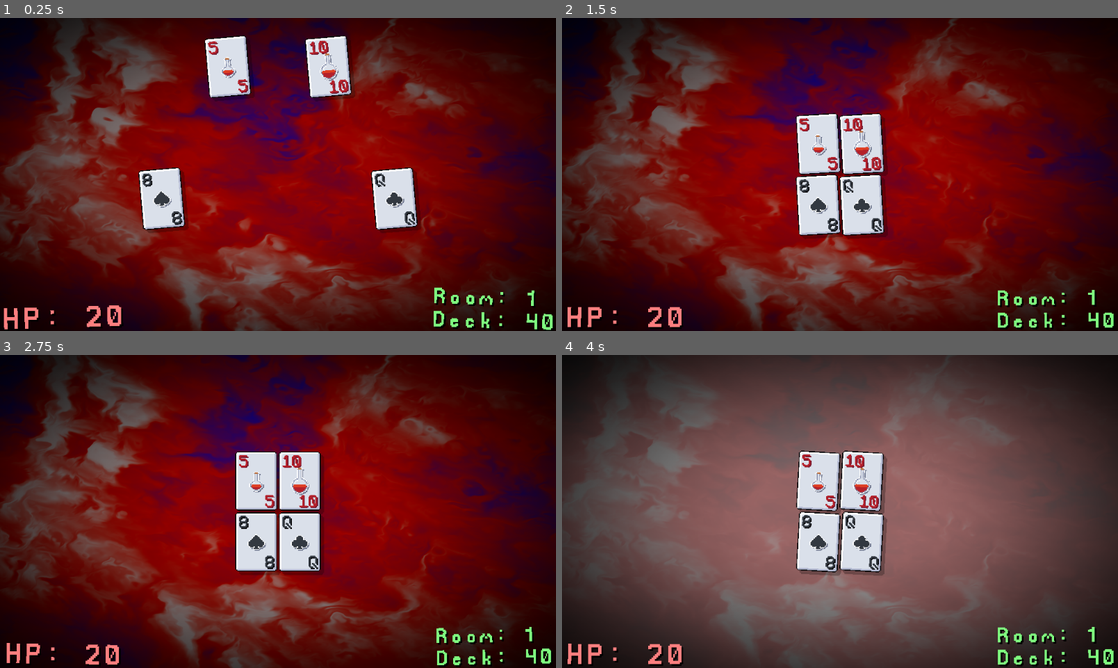
Above: before the commit, frames 1-4 (two rows, left to right).
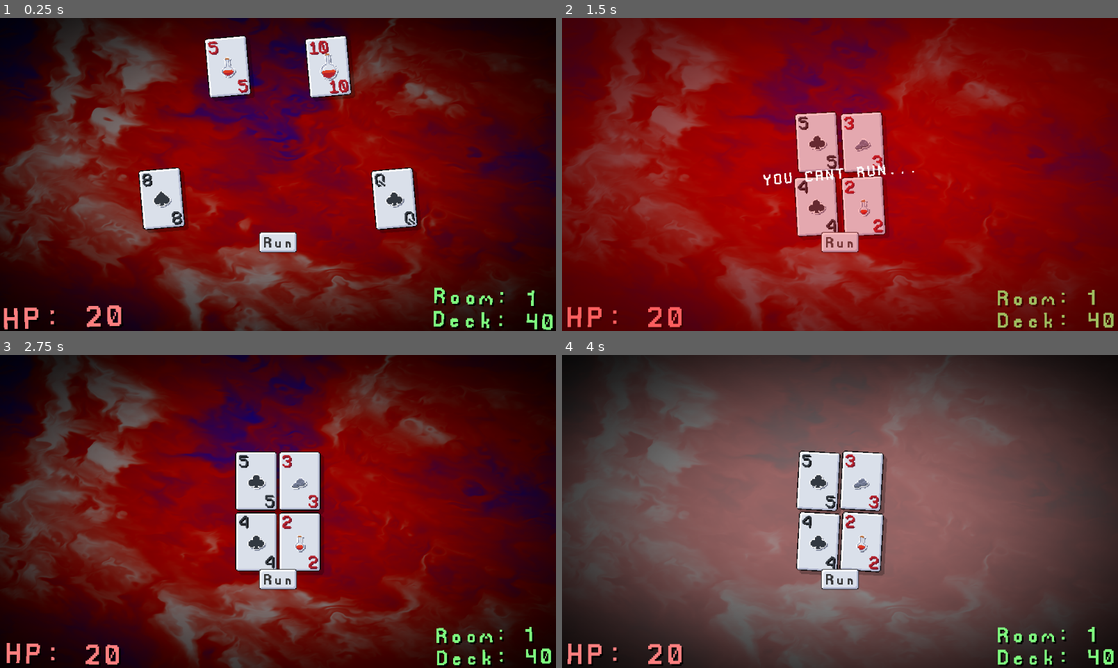
Above: after the commit, the same moments.

Repository: GiftedR/Scoundrel-Godot
Game: Godot game, scene res://Collections/c_Root.tscn
The game is run twice, just before and just after one commit, with the same random seed, the same clock (stepped at 60 frames per second) and the same inputs.
Inputs (mouse positions are in pixels of both pictures, inside the frame that each line leads up to):
- Up to frame 1 (0.25 s): no input
- Up to frame 2 (1.5 s): click (840, 243) at 0.5 s, where only the run after the commit has a clickable "Run"; click (840, 243) at 1.25 s, where only the run after the commit has a clickable "Run"
- Up to frame 3 (2.75 s): click (278, 580) at 2 s, where only the run after the commit has a clickable "Run"
- Up to frame 4 (4 s): move the mouse to (817, 480) at 2.77 s; tap G (dev_1) at 2.85 s; click (817, 480) at 2.92 s; move the mouse to (862, 480) at 3.52 s; tap H (dev_2) at 3.6 s; click (862, 480) at 3.67 s

The runs differ from the first frame. In frame 1, 0.5% of the frame differs, in the area x 46-54%, y 68-76%; in frame 2, 100%, in the area x 0-100%, y 0-100%; in frame 3, 1.3%; in frame 4, 1.3%.

Commit message:
Added running (;

Diff:
--- a/Collections/Gamemodes/c_Standard.tscn
+++ b/Collections/Gamemodes/c_Standard.tscn
@@ -1,7 +1,127 @@
-[gd_scene load_steps=3 format=3 uid="uid://ct6ygh2qyh3o6"]
+[gd_scene load_steps=6 format=3 uid="uid://ct6ygh2qyh3o6"]
 
 [ext_resource type="PackedScene" uid="uid://bopg7bsvtdf0u" path="res://Collections/c_GameRoot.tscn" id="1_86d5d"]
-[ext_resource type="Script" path="res://Collections/Gamemodes/c_Standard/StandardGame.gd" id="2_offgh"]
+[ext_resource type="Script" uid="uid://d4ey5kpbc6qu6" path="res://Collections/Gamemodes/c_Standard/StandardGame.gd" id="2_offgh"]
+
+[sub_resource type="Animation" id="Animation_84v3f"]
+resource_name = "Default"
+length = 0.1333
+loop_mode = 1
+tracks/0/type = "value"
+tracks/0/imported = false
+tracks/0/enabled = true
+tracks/0/path = NodePath("cvl_Game_UI/ctr2_Game_UI/ctr2_Run/ccc2_Info/ctr2_Shaky/lbl2_Cant:position")
+tracks/0/interp = 1
+tracks/0/loop_wrap = true
+tracks/0/keys = {
+"times": PackedFloat32Array(0, 0.0333333, 0.0666667, 0.1, 0.133333),
+"transitions": PackedFloat32Array(1, 1, 1, 1, 1),
+"update": 0,
+"values": [Vector2(-90, -8), Vector2(-90, -9), Vector2(-90, -8), Vector2(-90, -7), Vector2(-90, -8)]
+}
+tracks/1/type = "value"
+tracks/1/imported = false
+tracks/1/enabled = true
+tracks/1/path = NodePath("cvl_Game_UI/ctr2_Game_UI/ctr2_Run/ccc2_Info/ctr2_Shaky/lbl2_Cant:rotation")
+tracks/1/interp = 1
+tracks/1/loop_wrap = true
+tracks/1/keys = {
+"times": PackedFloat32Array(0, 0.0333333, 0.0666667, 0.1, 0.133333),
+"transitions": PackedFloat32Array(1, 1, 1, 1, 1),
+"update": 0,
+"values": [0.0, -0.0872665, 0.0, 0.0872665, 0.0]
+}
+
+[sub_resource type="Animation" id="Animation_isksg"]
+length = 0.001
+tracks/0/type = "value"
+tracks/0/imported = false
+tracks/0/enabled = true
+tracks/0/path = NodePath("cvl_Game_UI/ctr2_Game_UI/ctr2_Run/ccc2_Info/ctr2_Shaky/lbl2_Cant:position")
+tracks/0/interp = 1
+tracks/0/loop_wrap = true
+tracks/0/keys = {
+"times": PackedFloat32Array(0),
+"transitions": PackedFloat32Array(1),
+"update": 0,
+"values": [Vector2(-90, -8)]
+}
+tracks/1/type = "value"
+tracks/1/imported = false
+tracks/1/enabled = true
+tracks/1/path = NodePath("cvl_Game_UI/ctr2_Game_UI/ctr2_Run/ccc2_Info/ctr2_Shaky/lbl2_Cant:rotation")
+tracks/1/interp = 1
+tracks/1/loop_wrap = true
+tracks/1/keys = {
+"times": PackedFloat32Array(0),
+"transitions": PackedFloat32Array(1),
+"update": 0,
+"values": [0.0]
+}
+
+[sub_resource type="AnimationLibrary" id="AnimationLibrary_isksg"]
+_data = {
+&"Default": SubResource("Animation_84v3f"),
+&"RESET": SubResource("Animation_isksg")
+}
 
 [node name="nde2_Standard_Root" instance=ExtResource("1_86d5d")]
 script = ExtResource("2_offgh")
+
+[node name="btn2_Run" type="Button" parent="cvl_Game_UI/ctr2_Game_UI" index="2"]
+layout_mode = 1
+anchors_preset = -1
+anchor_left = 0.5
+anchor_top = 0.764
+anchor_right = 0.5
+anchor_bottom = 0.764
+offset_left = -22.0
+offset_top = -24.04
+offset_right = 22.0
+offset_bottom = -0.0400085
+grow_horizontal = 2
+grow_vertical = 0
+text = "Run"
+
+[node name="ctr2_Run" type="Control" parent="cvl_Game_UI/ctr2_Game_UI" index="3"]
+layout_mode = 1
+anchors_preset = 15
+anchor_right = 1.0
+anchor_bottom = 1.0
+grow_horizontal = 2
+grow_vertical = 2
+
+[node name="clr2_Color" type="ColorRect" parent="cvl_Game_UI/ctr2_Game_UI/ctr2_Run" index="0"]
+layout_mode = 1
+anchors_preset = 15
+anchor_right = 1.0
+anchor_bottom = 1.0
+grow_horizontal = 2
+grow_vertical = 2
+color = Color(1, 0, 0, 0.25098)
+
+[node name="ccc2_Info" type="CenterContainer" parent="cvl_Game_UI/ctr2_Game_UI/ctr2_Run" index="1"]
+layout_mode = 1
+anchors_preset = 15
+anchor_right = 1.0
+anchor_bottom = 1.0
+grow_horizontal = 2
+grow_vertical = 2
+
+[node name="ctr2_Shaky" type="Control" parent="cvl_Game_UI/ctr2_Game_UI/ctr2_Run/ccc2_Info" index="0"]
+layout_mode = 2
+
+[node name="lbl2_Cant" type="Label" parent="cvl_Game_UI/ctr2_Game_UI/ctr2_Run/ccc2_Info/ctr2_Shaky" index="0"]
+layout_mode = 2
+offset_left = -90.0
+offset_top = -8.0
+offset_right = 90.0
+offset_bottom = 8.0
+pivot_offset = Vector2(90, 8)
+text = "YOU CANT RUN..."
+
+[node name="anp2_Cant_run" type="AnimationPlayer" parent="." index="2"]
+libraries = {
+&"": SubResource("AnimationLibrary_isksg")
+}
+autoplay = "Default"
--- a/Collections/Gamemodes/c_Standard/StandardGame.gd
+++ b/Collections/Gamemodes/c_Standard/StandardGame.gd
@@ -2,7 +2,11 @@
 class_name StandardGame
 
 var deck:Array[Card]
+var discard:Array[Card]
+var room:Array[Card]
 var deckstartingpos:Vector2i = Vector2i(0, -360)
+
+var run_concurrent_count:int = 0
 
 var heartCards:int = 9 # 9
 var diamondsCards:int = 9 # 9
@@ -16,14 +20,16 @@
 	remainingDraws = 44
 	for i:int in 7:
 		deck.shuffle()
-	new_room()
 
 func _enter_tree() -> void:
 	super._enter_tree()
 
 func _ready() -> void:
+	$cvl_Game_UI/ctr2_Game_UI/btn2_Run.pressed.connect(run_room)
+	$cvl_Game_UI/ctr2_Game_UI/ctr2_Run.visible = false
 	_refresh_board()
-	print(deck)
+	# print(deck)
+	new_room()
 
 func _refresh_board() -> void:
 	if board != null && board.get_child_count() > 0:
@@ -43,11 +49,32 @@
 	for rank:int in spadesCards:
 		deck.append(SpadesCard.create(Vector2i(deckstartingpos)).set_data(rank + 1, (0 as Card.CardSuit)))
 
-func new_room() -> void:
-	remainingDraws -= 4
-	roomNumber += 1
+func new_room(didrun:bool = false) -> void:
+	if !didrun:
+		remainingDraws -= 4
+		roomNumber += 1
 
-	deck[0].draw(Vector2i(-1, -1))
-	deck[1].draw(Vector2i(0, -1))
-	deck[2].draw(Vector2i(-1, 0))
-	deck[3].draw(Vector2i(0, 0))
+	room.append(deck.pop_front().draw(Vector2i(-1, -1)))
+	room.append(deck.pop_front().draw(Vector2i(0, -1)))
+	room.append(deck.pop_front().draw(Vector2i(-1, 0)))
+	room.append(deck.pop_front().draw(Vector2i(0, 0)))
+	# deck[1].draw(Vector2i(-1, -1))
+	# deck[1].draw(Vector2i(0, -1))
+	# deck[2].draw(Vector2i(-1, 0))
+	# deck[3].draw(Vector2i(0, 0))
+
+func run_room() -> void:
+	if run_concurrent_count == 1:
+		$cvl_Game_UI/ctr2_Game_UI/ctr2_Run.visible = true
+		await get_tree().create_timer(1).timeout
+		$cvl_Game_UI/ctr2_Game_UI/ctr2_Run.visible = false
+		return
+	deck.append(room.pop_front().return_card(deckstartingpos))
+	deck.append(room.pop_front().return_card(deckstartingpos))
+	deck.append(room.pop_front().return_card(deckstartingpos))
+	deck.append(room.pop_front().return_card(deckstartingpos))
+	run_concurrent_count = 1
+	new_room(true)
+
+func refill_room() -> void:
+	run_concurrent_count = 0
--- a/Pieces/UI/p_Theme.tres
+++ b/Pieces/UI/p_Theme.tres
@@ -1,6 +1,39 @@
-[gd_resource type="Theme" load_steps=2 format=3 uid="uid://6sie427rwvcq"]
+[gd_resource type="Theme" load_steps=8 format=3 uid="uid://6sie427rwvcq"]
 
 [ext_resource type="FontFile" uid="uid://bhpixg8iymckn" path="res://Pieces/UI/Fonts.png" id="1_02hx6"]
+[ext_resource type="Texture2D" uid="uid://cigrboyvy20tc" path="res://Pieces/UI/p_Button/ButtonBase.png" id="1_22uhf"]
+[ext_resource type="Texture2D" uid="uid://xytgnu3ntqxh" path="res://Pieces/UI/p_Button/ButtonPress.png" id="2_78ey0"]
+
+[sub_resource type="StyleBoxEmpty" id="StyleBoxEmpty_fasx2"]
+
+[sub_resource type="StyleBoxTexture" id="StyleBoxTexture_fasx2"]
+texture = ExtResource("1_22uhf")
+texture_margin_left = 9.0
+texture_margin_top = 9.0
+texture_margin_right = 9.0
+texture_margin_bottom = 9.0
+
+[sub_resource type="StyleBoxTexture" id="StyleBoxTexture_78ey0"]
+texture = ExtResource("1_22uhf")
+texture_margin_left = 9.0
+texture_margin_top = 9.0
+texture_margin_right = 9.0
+texture_margin_bottom = 9.0
+
+[sub_resource type="StyleBoxTexture" id="StyleBoxTexture_8ar4w"]
+texture = ExtResource("2_78ey0")
+texture_margin_left = 9.0
+texture_margin_top = 9.0
+texture_margin_right = 9.0
+texture_margin_bottom = 9.0
 
 [resource]
 default_font = ExtResource("1_02hx6")
+Button/colors/font_color = Color(0.2, 0.2, 0.2, 1)
+Button/colors/font_focus_color = Color(0.2, 0.2, 0.2, 1)
+Button/colors/font_hover_color = Color(0.266667, 0.266667, 0.266667, 1)
+Button/colors/font_pressed_color = Color(1, 1, 1, 1)
+Button/styles/focus = SubResource("StyleBoxEmpty_fasx2")
+Button/styles/hover = SubResource("StyleBoxTexture_fasx2")
+Button/styles/normal = SubResource("StyleBoxTexture_78ey0")
+Button/styles/pressed = SubResource("StyleBoxTexture_8ar4w")
--- a/Pieces/p_Card/Card.gd
+++ b/Pieces/p_Card/Card.gd
@@ -15,6 +15,7 @@
 static var hoveredCard:Card
 
 const cardSize:Vector2i = Vector2i(50, 70)
+var is_drawn:bool = false
 
 @export_range(1, 13) var rank:int = 1
 @export var suit:CardSuit = CardSuit.HEARTS
@@ -69,8 +70,15 @@
 	targetPosition = pos
 	return self
 
-func draw(tile:Vector2i) -> void:
+func draw(tile:Vector2i) -> Card:
 	set_transition_pos((tile * cardSize) + cardSize / 2)
+	is_drawn = true
+	return self
+
+func return_card(startingposition:Vector2i) -> Card:
+	draw(startingposition)
+	is_drawn = false
+	return self
 
 func discard() -> void:
 	pass
Binary file changed: Files/UIItems.aseprite
Binary file added: Pieces/UI/p_Button/ButtonPress.png
Not shown, added: Pieces/UI/p_Button/ButtonPress.png.import
